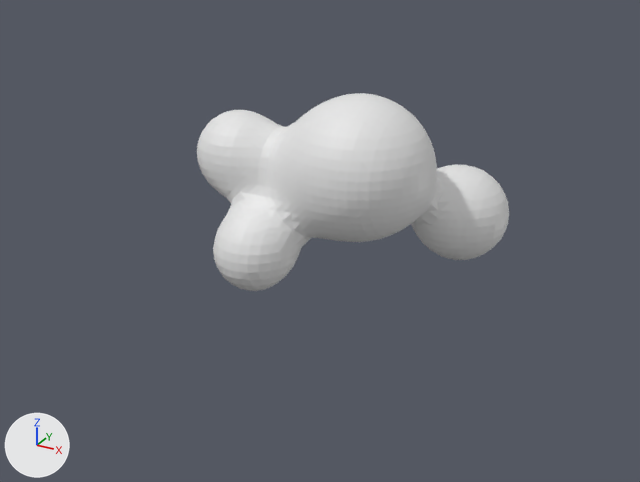
Two versions of the OBJ model Assets/Models/Stomach/ventre_0006.obj, one commit apart.
Rendered twice from a camera (50 mm lens) standing at (70.0, -134.6, 66.9) and looking at (-3.5, -0.9, 0.0). Every picture has the same lights, and +X, +Y and +Z are marked at lower left. Where no turn or scale is listed for an object, it has been applied to the vertices. Vertices at the same position are counted once.

Before the edit, the objects in view are built like this:
```python
me_ventre_0006 = bpy.data.meshes.new('ventre_0006')
me_ventre_0006.from_pydata(...)  # 2732 vertices, 3351 faces; spans x -32.3..28.6, y -25.2..29.3, z -36.5..28.4
ob_ventre_0006 = bpy.data.objects.new('ventre_0006', me_ventre_0006)
ob_ventre_0006.location = (0.0, 0.0, 0.0)
```
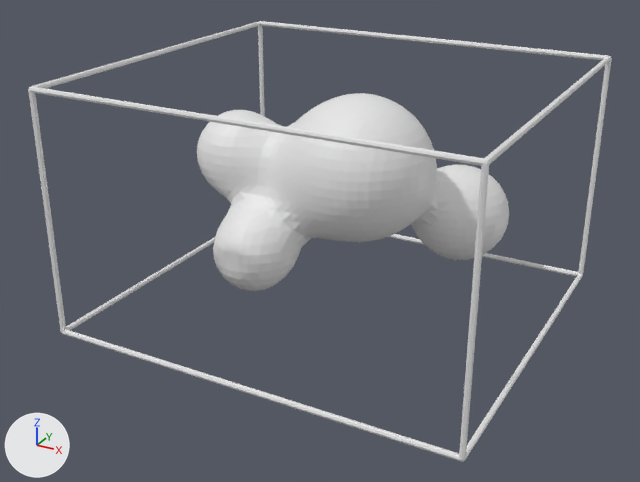
Pixel boxes [x1, y1, x2, y2] of what changed, in the pictures (640 x 482 px):
```json
{"object": "ventre_0006", "change": "reshaped", "before": [197, 93, 509, 291], "after": [28, 21, 612, 462]}
{"part": 1, "of": "me_ventre_0006", "change": "added", "after": [28, 21, 612, 462]}
```

Edits to the scene script, one JSON object a line:
```json
{"block": "me_ventre_0006", "where": "# used by ob_ventre_0006; location = (0.0, 0.0, 0.0)"}
{"op": "remove", "block": "me_ventre_0006", "code": "me_ventre_0006.from_pydata(...)  # 2732 vertices, 3351 faces; spans x -32.3..28.6, y -25.2..29.3, z -36.5..28.4"}
{"op": "add", "block": "me_ventre_0006", "code": "me_ventre_0006.from_pydata(...)  # 2926 vertices, 3703 faces; spans x -38.4..38.4, y -34.6..34.6, z -12.7..32.5"}
{"block": "me_ventre_0006", "change": "me_ventre_0006 part 1: a new loose piece of 208 vertices spanning x -38.4..38.4, y -34.6..34.6, z -12.7..32.5"}
```
